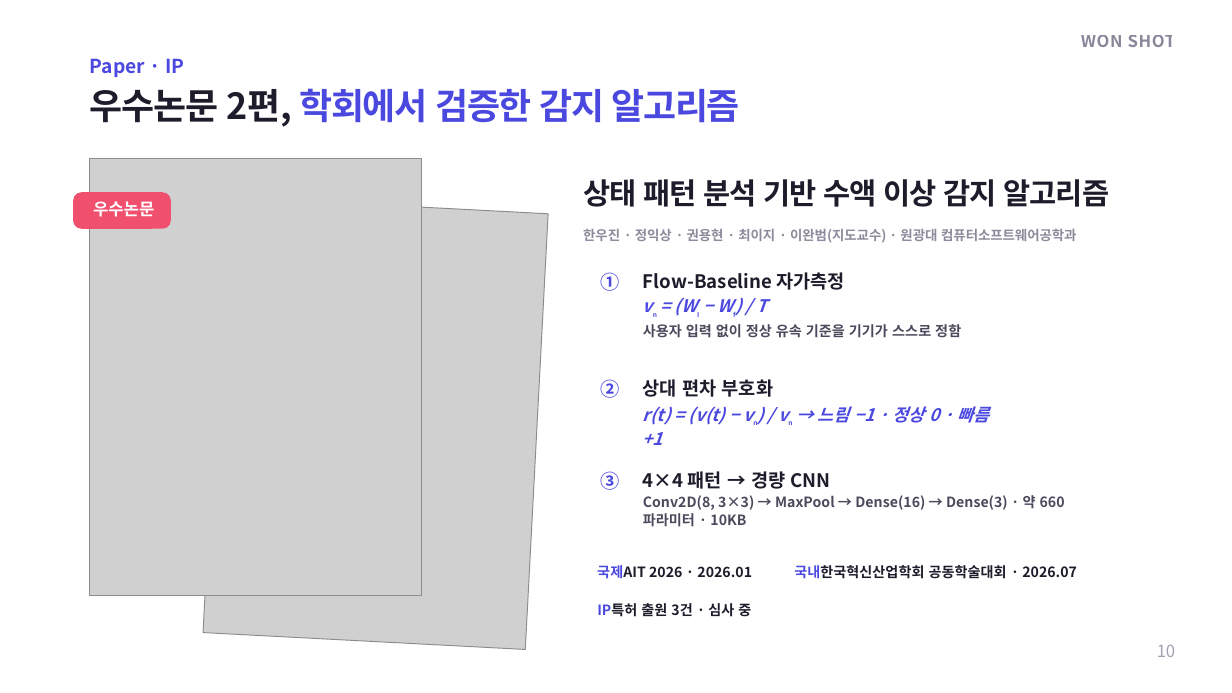
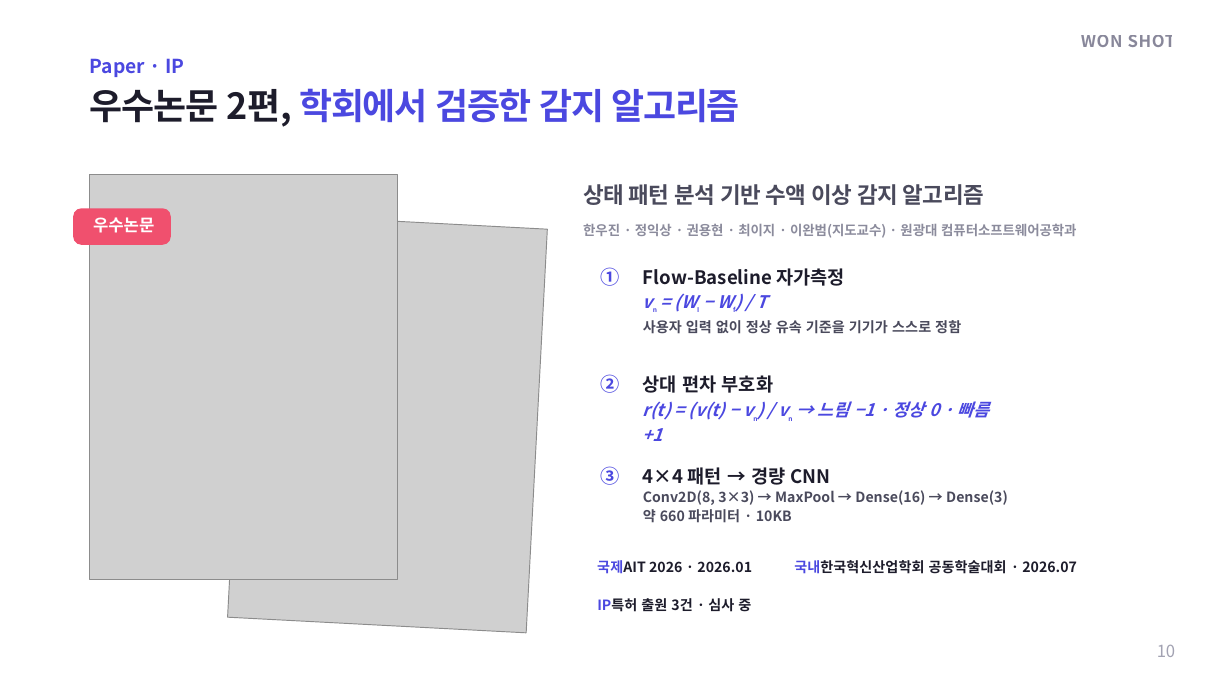
Before and after one commit to yhkwon2004/pet_test, a slide deck: slide 10 of export/INFU-RETRO_IR_WON-SHOT_editable.pptx. Drawn at 1232x693 pixels with LibreOffice and Linux fonts; fonts in the diff are those of the drawing; grey boxes stand for pictures; background and template pictures are left out. Boxes give left, top, right and bottom in pixels: in the first picture for what was removed or moved away, otherwise in the second. Text is boxed around its words. In the diff, an @@ line names an element or a change of style, - is before the commit and + after.

```diff
--- a/export/INFU-RETRO_IR_WON-SHOT_editable.pptx
+++ b/export/INFU-RETRO_IR_WON-SHOT_editable.pptx
@@ picture: place and size @@
-picture at (90,159,421,595)
+picture at (90,175,397,579)
@@ rounded rectangle: place and size @@
-rounded rectangle at (73,192,171,229)
+rounded rectangle at (73,208,171,245)
@@ text "상태 패턴 분석 기반 수액 ..." at (583,184,984,205): size 23 to 17.5 pt, text colour #1D1C2B to #4A4A5C, letter spacing -0.7 to -0.5 pt @@
@@ text "우수논문": place and size @@
-text "우수논문" at (93,201,154,217)
+text "우수논문" at (93,217,154,233)
@@ picture: place and size @@
-picture at (203,197,548,650)
+picture at (228,213,548,632)
@@ text at (643,490,1008,523): text changed @@
-Conv2D(8, 3×3) → MaxPool → Dense(16) → Dense(3) · 약 660 파라미터 · 10KB
+Conv2D(8, 3×3) → MaxPool → Dense(16) → Dense(3)
+약 660 파라미터 · 10KB
@@ 13 texts: place and size @@
-13 texts at (583,229,1077,617)
+13 texts at (583,224,1077,612)
```
Also in this commit, not shown: 15 other slides changed, 3 other files.
